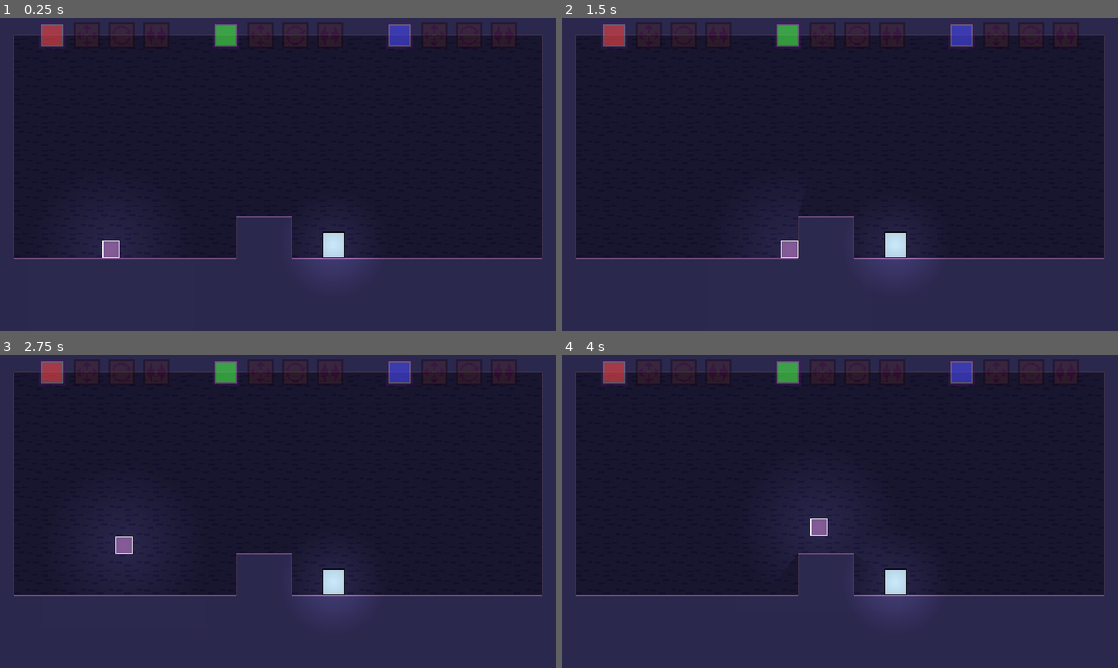
Above: before the commit, frames 1-4 (two rows, left to right).
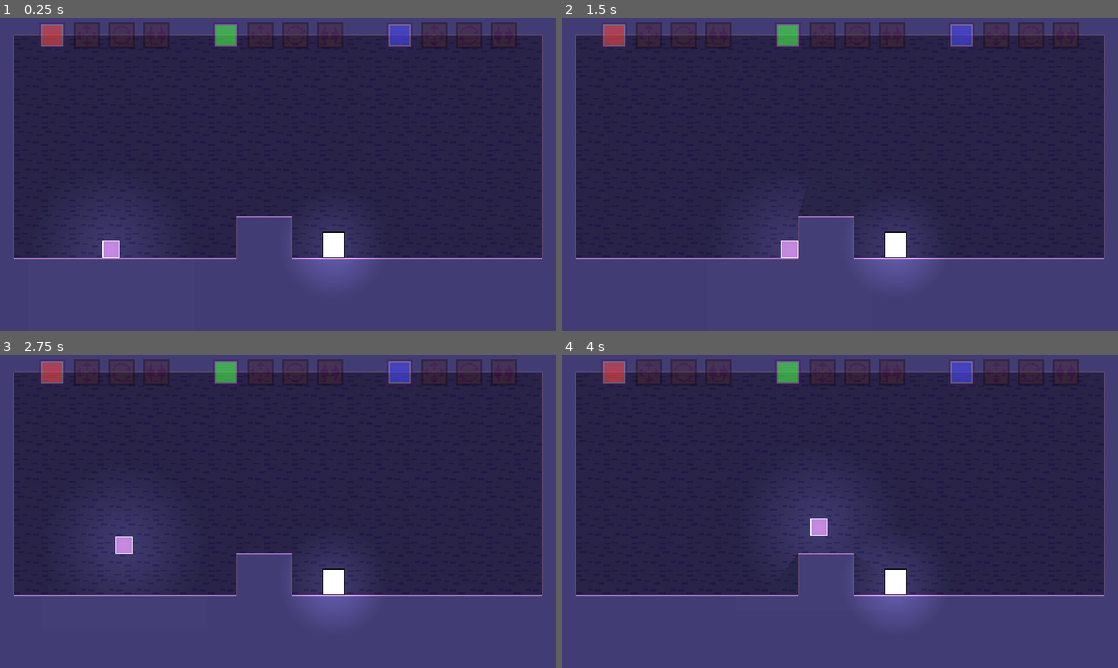
Above: after the commit, the same moments.

Repository: robotmaster/game-off-2026
Game: Godot game, scene res://scenes/rooms/intro.tscn
Same seed, same stepped clock (60 frames per second), same inputs: the game is played once before the commit and once after it.
Inputs:
- Up to frame 1 (0.25 s): no input
- Up to frame 2 (1.5 s): tap Enter at 0.5 s; hold Up (up) 0.53-1.28 s; hold Right (right) from 0.53 s (still down); tap Shift (move_slow) at 1.35 s
- Up to frame 3 (2.75 s): tap Up (up) at 1.52, 1.55, 1.82 s; release Right (right) at 2.03 s; hold Left (left) from 2.03 s (still down); hold Up (up) from 2.03 s (still down); tap X (switch_edit) at 2.1 s
- Up to frame 4 (4 s): release Left (left) at 2.78 s; release Up (up) at 2.78 s; hold Right (right) from 2.78 s (still down); tap Z (toggle_play) at 2.85 s; tap Up (up) at 3.02, 3.05, 3.32 s; hold Up (up) from 3.53 s (still down)

The runs differ from the first frame. In frame 1, 87% of the frame differs, in the area x 0-100%, y 0-100%; in frame 2, 87%; in frame 3, 88%; in frame 4, 87%.

Commit message:
halfway through redoing shader

Diff:
--- a/game-off-2026/scenes/room.tscn
+++ b/game-off-2026/scenes/room.tscn
@@ -129,9 +129,6 @@
 
 [node name="CollisionsAndVisuals" type="StaticBody2D" parent="MainPolygons/PolygonDisplays/IntersectionArea" unique_id=1418591758]
 
-[node name="Light" type="PointLight2D" parent="MainPolygons/PolygonDisplays/IntersectionArea" unique_id=1513066304]
-energy = 0.8
-
 [node name="CurrentPolygonOutline" type="Node2D" parent="MainPolygons/PolygonDisplays" unique_id=1542420041 node_paths=PackedStringArray("Room")]
 unique_name_in_owner = true
 material = SubResource("ShaderMaterial_23wr2")
--- a/game-off-2026/scenes/rooms/test_room.tscn
+++ b/game-off-2026/scenes/rooms/test_room.tscn
@@ -34,9 +34,6 @@
 color = Color(0, 0, 1, 1)
 polygon = PackedVector2Array(-67, 76, -64, 128, -192, 80, -158, 44, -160, 87, -153, 45, -150, 81, -144, 44, -137, 86, -132, 40, -122, 80, -119, 39, -104, 73, -94, 47)
 
-[node name="Light" parent="MainPolygons/PolygonDisplays/IntersectionArea" parent_id_path=PackedInt32Array(529638720) index="1" unique_id=1513066304]
-energy = 0.4
-
 [node name="Exit" parent="." index="6" unique_id=1218272071]
 position = Vector2(224, -80)
 
--- a/game-off-2026/scenes/special_scenes/polygon_move_area.tscn
+++ b/game-off-2026/scenes/special_scenes/polygon_move_area.tscn
@@ -10,9 +10,6 @@
 material = SubResource("ShaderMaterial_62lx5")
 script = ExtResource("2_62lx5")
 
-[node name="Light" type="PointLight2D" parent="." unique_id=646149647]
-energy = 1.5
-
 [node name="CollisionArea" type="Area2D" parent="." unique_id=108656945]
 
 [node name="Polygon" type="CollisionPolygon2D" parent="CollisionArea" unique_id=1785568731]
--- a/game-off-2026/scripts/intersection_area.gd
+++ b/game-off-2026/scripts/intersection_area.gd
@@ -15,18 +15,10 @@
 
 func _ready() -> void:
 	$CollisionsAndVisuals.global_transform = Transform2D()
-	VisualTools.setup_polygon_light($Light)
 
 func do_polygon_collisions() -> void:
-	if Room.is_editing:
-		$Light.energy = EDITING_LIGHT_ENERGY
-	else:
-		$Light.energy = PLAYING_LIGHT_ENERGY
 
 	var overlap := _get_overlap_in_polygons()
-
-	VisualTools.update_polygon_light($Light, overlap, LIGHT_FADE_MULT)
-
 
 	var children := $CollisionsAndVisuals.get_children()
 	for child in children:
@@ -34,6 +26,11 @@
 
 
 	for polygon_shape in overlap:
+		if Room.is_editing:
+			VisualTools.add_polygon_light(polygon_shape, EDITING_LIGHT_ENERGY, LIGHT_FADE_MULT)
+		else:
+			VisualTools.add_polygon_light(polygon_shape, PLAYING_LIGHT_ENERGY, LIGHT_FADE_MULT)
+
 		var new_intersection_area := Polygon2D.new()
 		new_intersection_area.polygon = polygon_shape
 		new_intersection_area.color = Color(INTERSECTION_POLYGON_COLOR, INTERSECTION_POLYGON_COLOR, INTERSECTION_POLYGON_COLOR, 1)
--- a/game-off-2026/scripts/polygon_move_area.gd
+++ b/game-off-2026/scripts/polygon_move_area.gd
@@ -1,6 +1,7 @@
 extends Polygon2D
 class_name PolygonMoveArea
 
+const LIGHT_ENERGY = 0.6;
 const LIGHT_FADE_MULT = 0.95;
 
 @export_group("Red Editing")
@@ -23,10 +24,8 @@
 
 	$CollisionArea/Polygon.polygon = polygon
 
-	#VisualTools.setup_polygon_light($Light)
-
 func update_move_areas(Room : RoomRoot, Player : PlayerClass) -> void:
-	#VisualTools.update_polygon_light($Light, [polygon], LIGHT_FADE_MULT)
+	VisualTools.add_polygon_light(polygon, LIGHT_FADE_MULT, LIGHT_ENERGY)
 
 	var space_state := get_world_2d().direct_space_state
 	if not PolygonTools.is_colliding_with_area_currently(space_state, Player.hitbox, $CollisionArea):
--- a/game-off-2026/shaders/polygon_glow.gdshader
+++ b/game-off-2026/shaders/polygon_glow.gdshader
@@ -2,7 +2,9 @@
 render_mode unshaded;
 
 uniform sampler2D polygon_edges : filter_nearest;
-uniform float light_fade_mult;
+
+uniform sampler2D screen_texture : hint_screen_texture, repeat_disable, filter_nearest;
+
 
 vec2 get_point_number(int num) {
 	int width = textureSize(polygon_edges, 0).x;
@@ -46,7 +48,12 @@
 
 	}
 
-	float brightness = pow(light_fade_mult, min_distance);
-	COLOR = vec4(brightness, brightness, brightness, 1);
+	vec4 color_below = textureLod(screen_texture, SCREEN_UV, 0.0);
+
+	//float brightness = pow(light_fade_mult, min_distance);
+	float brightness = 0.5;
+
+	COLOR = color_below * vec4(brightness + 1.0, brightness + 1.0, brightness + 1.0, 1);
+	//COLOR = vec4(brightness, brightness, brightness, 1);
 	//COLOR = vec4(brightness, brightness, brightness, 1.0);
 }
--- a/game-off-2026/visual_tools.gd
+++ b/game-off-2026/visual_tools.gd
@@ -1,112 +1,64 @@
 extends Node
 
-var light_to_subviewport := {
-}
+var shader_material : ShaderMaterial
+var polygons_to_draw : Array
 
-var subviewport_to_texture := {
-
-}
-
-var shader_material : ShaderMaterial
+var color_rect : ColorRect
 
 func _ready() -> void:
-	process_physics_priority = 1000
+	process_physics_priority = -1000
 	process_priority = 1000
 	shader_material = ShaderMaterial.new()
 	shader_material.shader = load("res://shaders/polygon_glow.gdshader")
 
-func setup_polygon_light(light: PointLight2D) -> SubViewport:
+	var viewport_size := get_viewport().get_visible_rect().size
 
-	light.global_transform = Transform2D()
-	var new_subviewport := SubViewport.new()
+	color_rect = ColorRect.new()
+	color_rect.position = -viewport_size / 2
+	color_rect.size = viewport_size
+	color_rect.material = shader_material
+	get_tree().current_scene.add_child.call_deferred(color_rect)
 
-	new_subviewport.size = get_viewport().get_visible_rect().size
+func _physics_process(delta: float) -> void:
+	polygons_to_draw = []
+
+func add_polygon_light(polygon: PackedVector2Array, light_energy: float, light_fade_mult: float) -> void:
+	polygons_to_draw.append(
+		{
+			"polygon": polygon,
+			"energy": light_energy,
+			"fade": light_fade_mult
+		}
+	)
 
 
-	var image : Image = new_subviewport.get_texture().get_image()
+func _process(_delta: float) -> void:
 
-	var light_texture := ImageTexture.create_from_image(image)
-	light_texture.set_size_override(get_viewport().get_visible_rect().size)
+	var polygon_edges : PackedVector4Array = []
 
-	light.texture = light_texture
-
-	light_to_subviewport[light] = new_subviewport
-	subviewport_to_texture[new_subviewport] = light_texture
-
-	new_subviewport.render_target_update_mode = SubViewport.UPDATE_ALWAYS
-
-	var filled_polygons_parent := Node2D.new()
-	filled_polygons_parent.name = "Polygon Parent"
-
-	var new_color_rect := ColorRect.new()
-	new_color_rect.name = "Glow Shader"
-	new_color_rect.material = shader_material.duplicate(true)
-	new_color_rect.size = get_viewport().get_visible_rect().size
-
-	new_subviewport.add_child(new_color_rect)
-	new_subviewport.add_child(filled_polygons_parent)
-
-	get_tree().current_scene.add_child.call_deferred(new_subviewport)
-
-	return new_subviewport
-
-
-func update_polygon_light(light: PointLight2D, polygons: Array[PackedVector2Array], light_fade_mult: float) -> void:
-	var subviewport : SubViewport = light_to_subviewport[light]
-
-	var children := subviewport.get_node("Polygon Parent").get_children()
-	for child in children:
-		child.queue_free()
-
-	var node_with_shader : CanvasItem = subviewport.get_node("Glow Shader")
-
-	var polygon_edges : PackedVector2Array = []
-
-	for polygon in polygons:
-		var new_polygon_2d := Polygon2D.new()
-
-		new_polygon_2d.polygon = polygon
-		new_polygon_2d.position = get_viewport().get_visible_rect().size / 2
-		#new_polygon_2d.color = Color.RED
-
-		subviewport.get_node("Polygon Parent").add_child(new_polygon_2d)
-
+	for polygon_info : Dictionary in polygons_to_draw:
+		var polygon : PackedVector2Array = polygon_info["polygon"]
 		for point_index in range(len(polygon)):
 			var next_index := point_index + 1
 			if next_index >= len(polygon):
 				next_index = 0
-			polygon_edges.append(polygon[point_index] + get_viewport().get_visible_rect().size / 2)
-			polygon_edges.append(polygon[next_index] + get_viewport().get_visible_rect().size / 2)
 
-	var texture_width := 32 * 2
+			for index in [point_index, next_index]:
+				var point_pos := polygon[index] + get_viewport().get_visible_rect().size / 2
+				polygon_edges.append(Vector4(point_pos.x, point_pos.y, polygon_info["energy"], polygon_info["fade"]))
+
+
+	var texture_width := 64 * 2
 	var height : int = (len(polygon_edges) / texture_width) + 1
 
 	while len(polygon_edges) < texture_width * height:
-		polygon_edges.append(Vector2(9999999, 9999999))
-		polygon_edges.append(Vector2(9999999, 9999999))
+		polygon_edges.append(Vector4(9999999, 9999999, 0, 0))
+		polygon_edges.append(Vector4(9999999, 9999999, 0, 0))
 	var new_image := Image.create_from_data(
-		texture_width, height, false, Image.FORMAT_RGF, polygon_edges.to_byte_array()
+		texture_width, height, false, Image.FORMAT_RGBAF, polygon_edges.to_byte_array()
 	)
 
 	var texture := ImageTexture.create_from_image(new_image)
 
-	node_with_shader.material.set_shader_parameter("polygon_edges", texture)
-	node_with_shader.material.set_shader_parameter("light_fade_mult", light_fade_mult)
 
-func _process(_delta: float) -> void:
-
-	for light in light_to_subviewport.keys():
-		var subviewport = light_to_subviewport[light]
-		if not is_instance_valid(light) or not is_instance_valid(subviewport):
-			subviewport_to_texture.erase(subviewport)
-			light_to_subviewport.erase(light)
-
-	for subviewport in subviewport_to_texture.keys():
-		var light_texture = subviewport_to_texture[subviewport]
-
-		var image : Image = subviewport.get_texture().get_image()
-
-		#laggy, debug only
-		#image.save_png("user://" + subviewport.name + ".png")
-
-		light_texture.set_image(image)
+	color_rect.material.set_shader_parameter("polygon_edges", texture)
